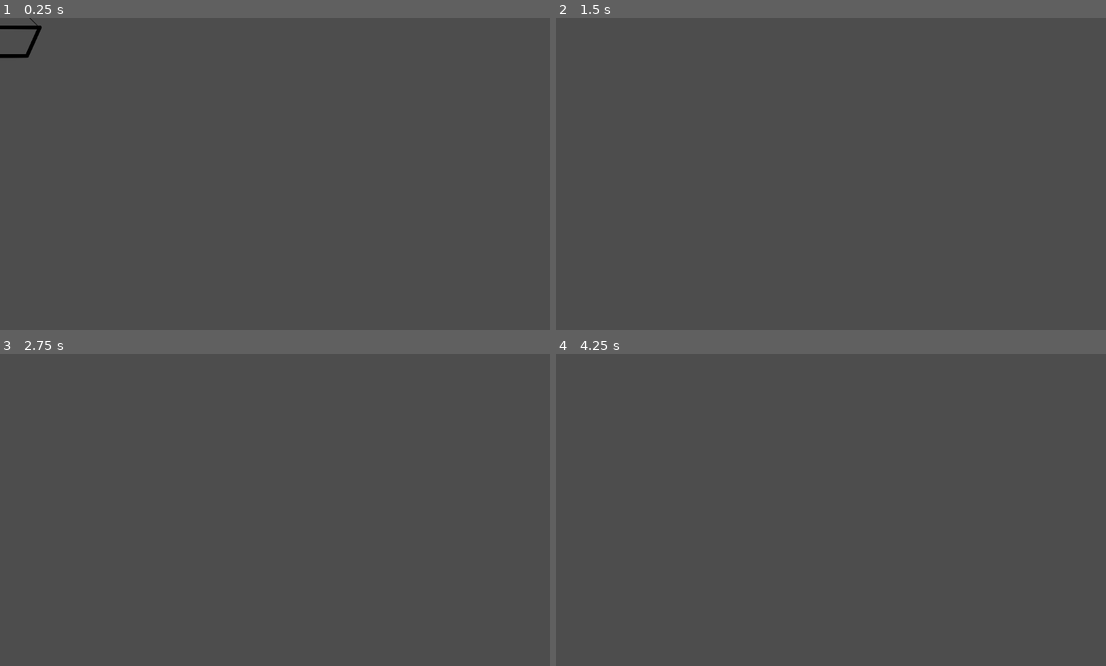
Above: before the commit, frames 1-4 (two rows, left to right).
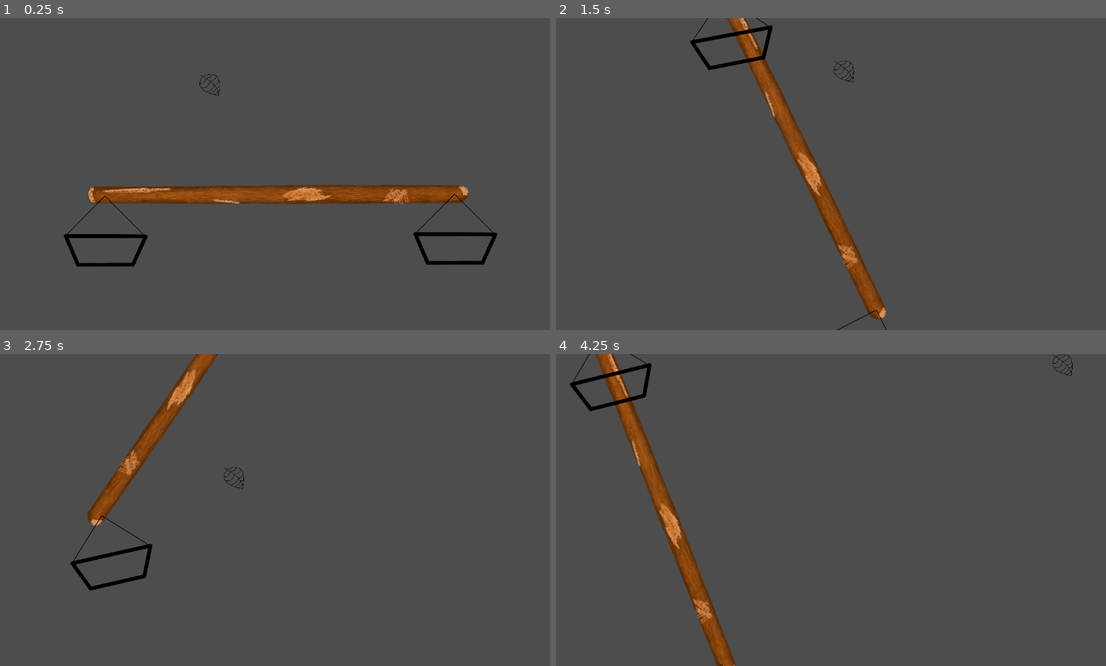
Above: after the commit, the same moments.

Repository: bipbipbopbop/protect_the_monk
Game: Godot game, scene res://Test.tscn
Two runs of this game, one before a commit and one after it. Both use one fixed random seed, a clock stepped at 60 frames per second and the inputs below. Before the commit the project starts from res://Basket.tscn.
Inputs:
- Up to frame 1 (0.25 s): no input
- Up to frame 2 (1.5 s): hold D (right) 0.53-1.28 s; hold S (down) from 1.28 s (still down)
- Up to frame 3 (2.75 s): release S (down) at 2.03 s; hold D (right) from 2.03 s (still down)
- Up to frame 4 (4.25 s): release D (right) at 2.78 s; hold W (up) 2.78-3.53 s; hold A (left) from 3.53 s (still down)

The runs differ from the first frame. In frame 1, 5.3% of the frame differs, in the area x 0-91%, y 0-80%; in frame 2, 4.0%; in frame 3, 2.7%; in frame 4, 4.0%.

Commit message:
feat: delete leaf when they get in the basket and slow down basket rotation + limit rotation to 30deg

Diff:
--- a/Basket.tscn
+++ b/Basket.tscn
@@ -4,23 +4,28 @@
 [ext_resource type="Texture2D" uid="uid://bu0a2s8ddol27" path="res://basket.png" id="1_cs1d8"]
 
 [node name="Basket" type="RigidBody2D"]
+collision_layer = 3
+collision_mask = 3
 center_of_mass_mode = 1
 center_of_mass = Vector2(0, 20)
+contact_monitor = true
+max_contacts_reported = 1
 script = ExtResource("1_5cc44")
 
 [node name="Sprite2D" type="Sprite2D" parent="."]
 scale = Vector2(0.2, 0.2)
 texture = ExtResource("1_cs1d8")
 
-[node name="Area2D" type="Area2D" parent="."]
+[node name="InsideHitbox" type="Area2D" parent="."]
 
-[node name="CollisionPolygon2D" type="CollisionPolygon2D" parent="Area2D"]
-position = Vector2(-1, -27)
-scale = Vector2(0.2, 0.2)
-polygon = PackedVector2Array(-399, 73, -271, 373, 272, 369, 399, 73)
+[node name="InsideShape" type="CollisionPolygon2D" parent="InsideHitbox"]
+polygon = PackedVector2Array(80, -11, 55, 47, -55, 48, -82, -12, -77, -11, -53, 44, 52, 44, 76, -11)
 
-[node name="CollisionPolygon2D" type="CollisionPolygon2D" parent="."]
+[node name="OutsideShape" type="CollisionPolygon2D" parent="."]
 position = Vector2(-1, -27)
 scale = Vector2(0.2, 0.2)
 polygon = PackedVector2Array(-437, 78, -302, 407, 295, 403, 440, 81, 401, 75, 272, 370, -272, 372, -401, 75)
-one_way_collision = true
+
+[connection signal="body_entered" from="." to="." method="_on_body_entered"]
+[connection signal="area_entered" from="InsideHitbox" to="." method="_on_inside_hitbox_area_entered"]
+[connection signal="body_entered" from="InsideHitbox" to="." method="_on_inside_hitbox_body_entered"]
--- a/Leaf.tscn
+++ b/Leaf.tscn
@@ -1,9 +1,15 @@
-[gd_scene load_steps=2 format=3 uid="uid://bythxjw86jgcx"]
+[gd_scene load_steps=3 format=3 uid="uid://bythxjw86jgcx"]
 
+[ext_resource type="Script" uid="uid://ci2d38os6q7wn" path="res://leaf.gd" id="1_ka8gf"]
 [ext_resource type="Texture2D" uid="uid://llnv2xafl2oh" path="res://leaf.png" id="1_rpspc"]
 
-[node name="Node2D" type="RigidBody2D"]
+[node name="Leaf" type="RigidBody2D"]
+collision_layer = 3
+collision_mask = 3
 mass = 0.01
+contact_monitor = true
+max_contacts_reported = 1
+script = ExtResource("1_ka8gf")
 
 [node name="Sprite2D" type="Sprite2D" parent="."]
 scale = Vector2(0.11, 0.11)
--- a/basket.gd
+++ b/basket.gd
@@ -1,4 +1,6 @@
 extends RigidBody2D
+
+signal leaf_entered_bucket
 
 func _physics_process(delta):
 	pass
@@ -6,3 +8,21 @@
 
 	#PhysicsServer2D
 #	1/ PhysicsServer2D.body_get_direct_state(get_rid()).inverse_inertia
+
+func _integrate_forces(state: PhysicsDirectBodyState2D) -> void:
+	var max_angle = deg_to_rad(30)
+	var min_angle = deg_to_rad(-30)
+
+	angular_velocity *= 0.9
+
+	if rotation > max_angle:
+		rotation = max_angle
+		angular_velocity = 0
+	elif rotation < min_angle:
+		rotation = min_angle
+		angular_velocity = 0
+
+func _on_inside_hitbox_body_entered(body: Node2D) -> void:
+	if body.is_in_group("leafs"):
+		emit_signal("leaf_entered_bucket", body)
+		body.queue_free()
--- /dev/null
+++ b/leaf.gd
@@ -0,0 +1,11 @@
+extends RigidBody2D
+
+
+# Called when the node enters the scene tree for the first time.
+func _ready() -> void:
+	add_to_group("leafs")
+
+
+# Called every frame. 'delta' is the elapsed time since the previous frame.
+func _process(delta: float) -> void:
+	pass
--- a/project.godot
+++ b/project.godot
@@ -11,7 +11,7 @@
 [application]
 
 config/name="Protect the Monk"
-run/main_scene="res://Basket.tscn"
+run/main_scene="uid://caur6bhsd5215"
 config/features=PackedStringArray("4.4", "GL Compatibility")
 config/icon="res://icon.svg"
 
@@ -42,6 +42,11 @@
 ]
 }
 
+[layer_names]
+
+2d_physics/layer_1="basket"
+2d_physics/layer_2="leaf"
+
 [rendering]
 
 renderer/rendering_method="gl_compatibility"
--- a/scale.gd
+++ b/scale.gd
@@ -13,3 +13,11 @@
 	get_input()
 	rotation += rotation_direction * rotation_speed * delta
 	move_and_slide()
+
+
+func _on_left_basket_body_entered(body: Node) -> void:
+	pass # Replace with function body.
+
+
+func _on_right_basket_body_entered(body: Node) -> void:
+	pass # Replace with function body.
--- a/scale.tscn
+++ b/scale.tscn
@@ -16,19 +16,19 @@
 [node name="PinJoint2D" type="PinJoint2D" parent="CharacterBody2D"]
 position = Vector2(366, 43)
 node_a = NodePath("..")
-node_b = NodePath("../../Basket")
+node_b = NodePath("../../LeftBasket")
 angular_limit_lower = 1.5708
 angular_limit_upper = 1.5708
 
 [node name="PinJoint2D2" type="PinJoint2D" parent="CharacterBody2D"]
 position = Vector2(-359, 48)
 node_a = NodePath("..")
-node_b = NodePath("../../Basket2")
+node_b = NodePath("../../RightBasket")
 angular_limit_lower = 1.5708
 angular_limit_upper = 1.5708
 
-[node name="Basket" parent="." instance=ExtResource("2_6s6ql")]
+[node name="LeftBasket" parent="." instance=ExtResource("2_6s6ql")]
 position = Vector2(368, 135)
 
-[node name="Basket2" parent="." instance=ExtResource("2_6s6ql")]
+[node name="RightBasket" parent="." instance=ExtResource("2_6s6ql")]
 position = Vector2(-357, 139)
--- a/test.gd
+++ b/test.gd
@@ -6,7 +6,6 @@
 	pass
 
 func _on_leaf_timer_timeout() -> void:
-	print_debug("test")
 	# Create a new Leaf instance
 	var leaf = leaf_scene.instantiate()
 
Not shown, added: leaf.gd.uid
